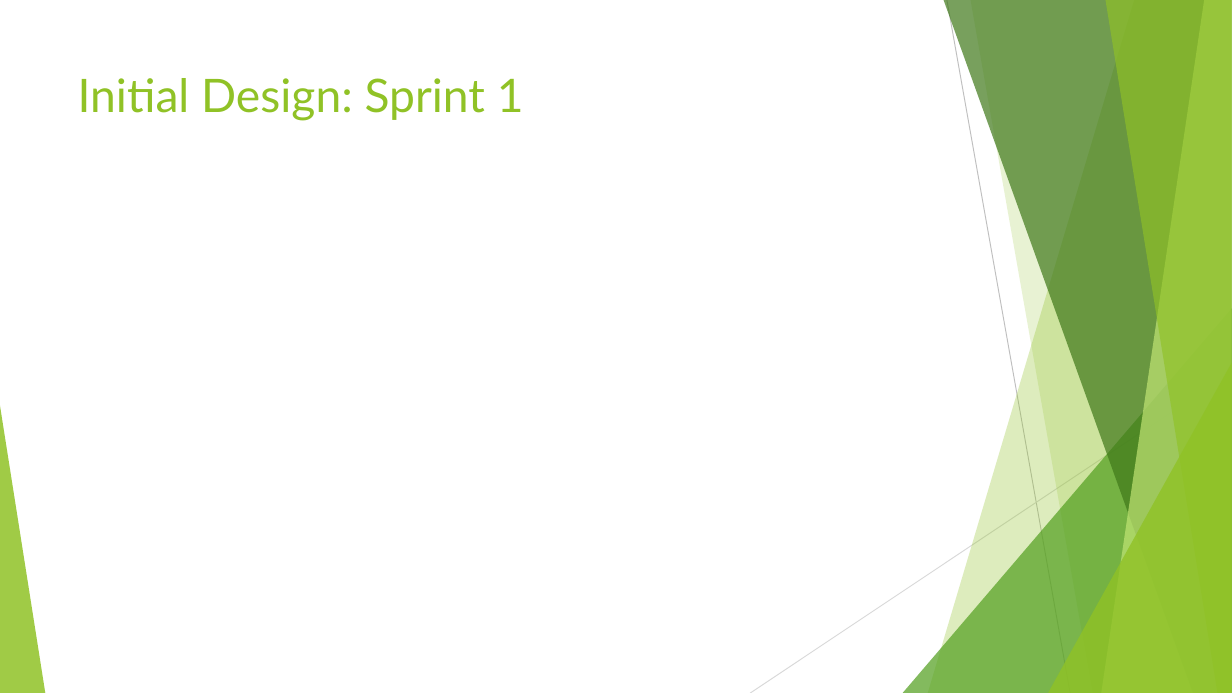
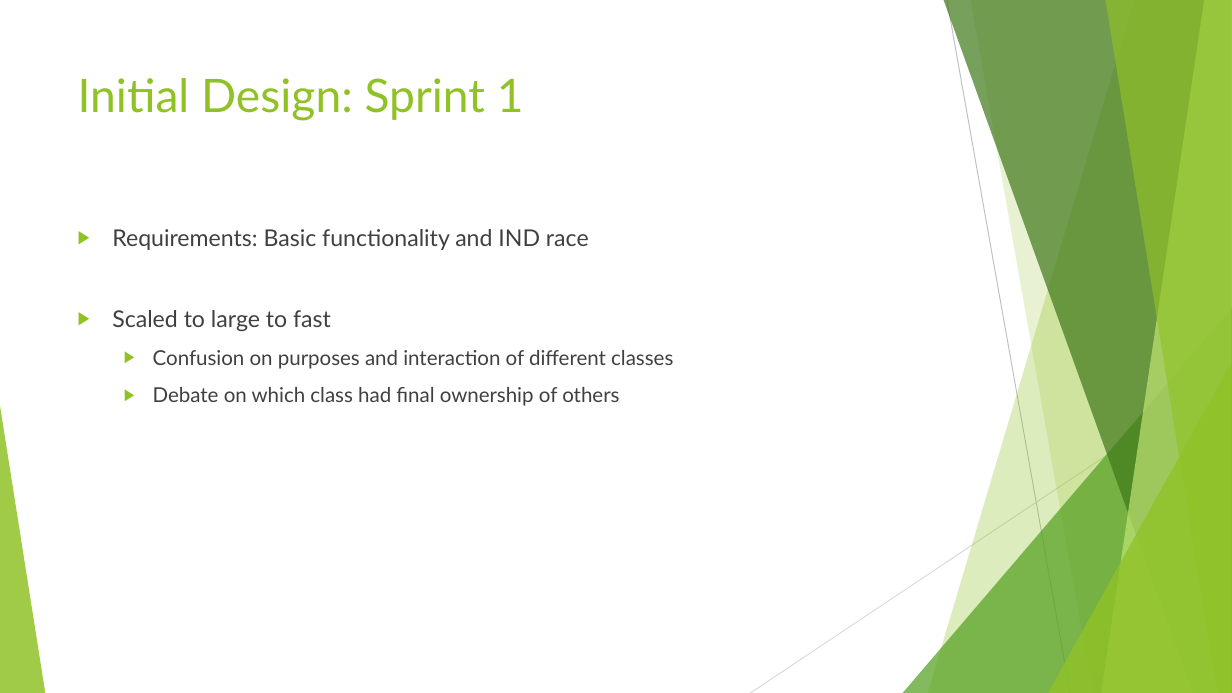
Before and after one commit to jamesonn/CS361_Final_Project, a slide deck: slide 5 of Chrono Timer v1.pptx. Drawn at 1232x693 pixels with LibreOffice and Linux fonts; fonts in the diff are those of the drawing. Boxes give left, top, right and bottom in pixels: in the first picture for what was removed or moved away, otherwise in the second. Text is boxed around its words. In the diff, an @@ line names an element or a change of style, - is before the commit and + after.

```diff
--- a/Chrono Timer v1.pptx
+++ b/Chrono Timer v1.pptx
@@ text added at [112, 229, 673, 406], 16 pt, text #404040 @@
+▶ Requirements: Basic functionality and IND race
+▶ Scaled to large to fast
+  ▶ Confusion on purposes and interaction of different classes
+  ▶ Debate on which class had final ownership of others
```
Also in this commit, not shown: 4 other slides changed, 4 slides removed.
